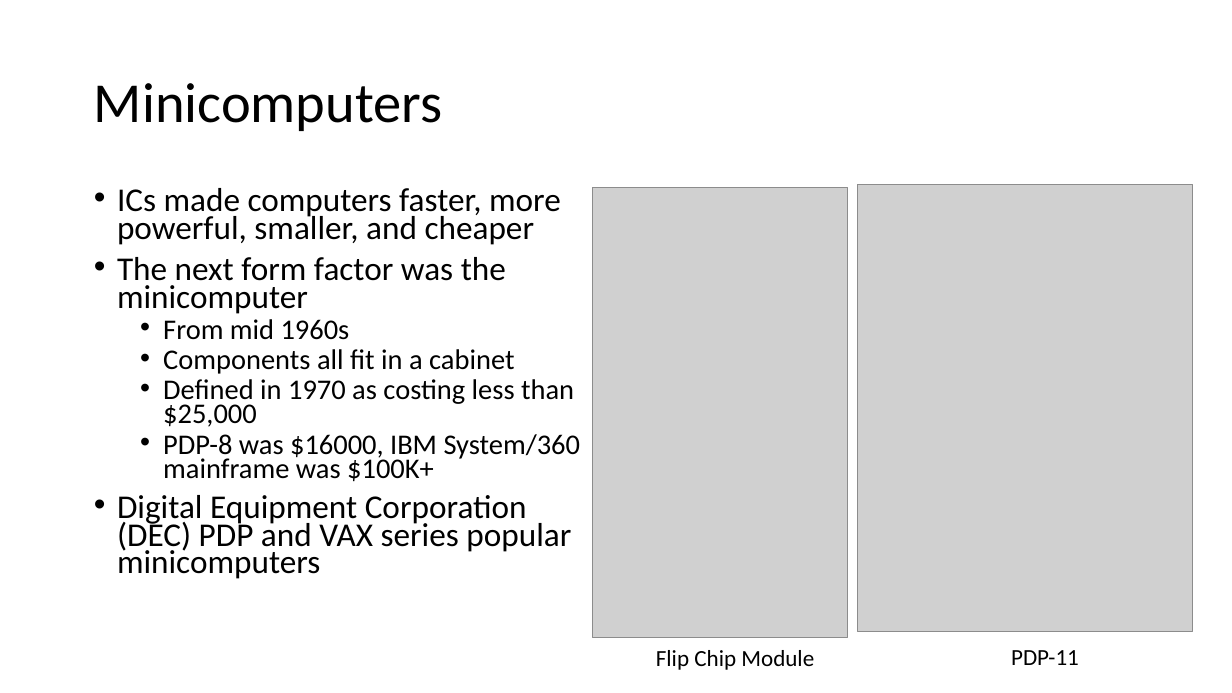
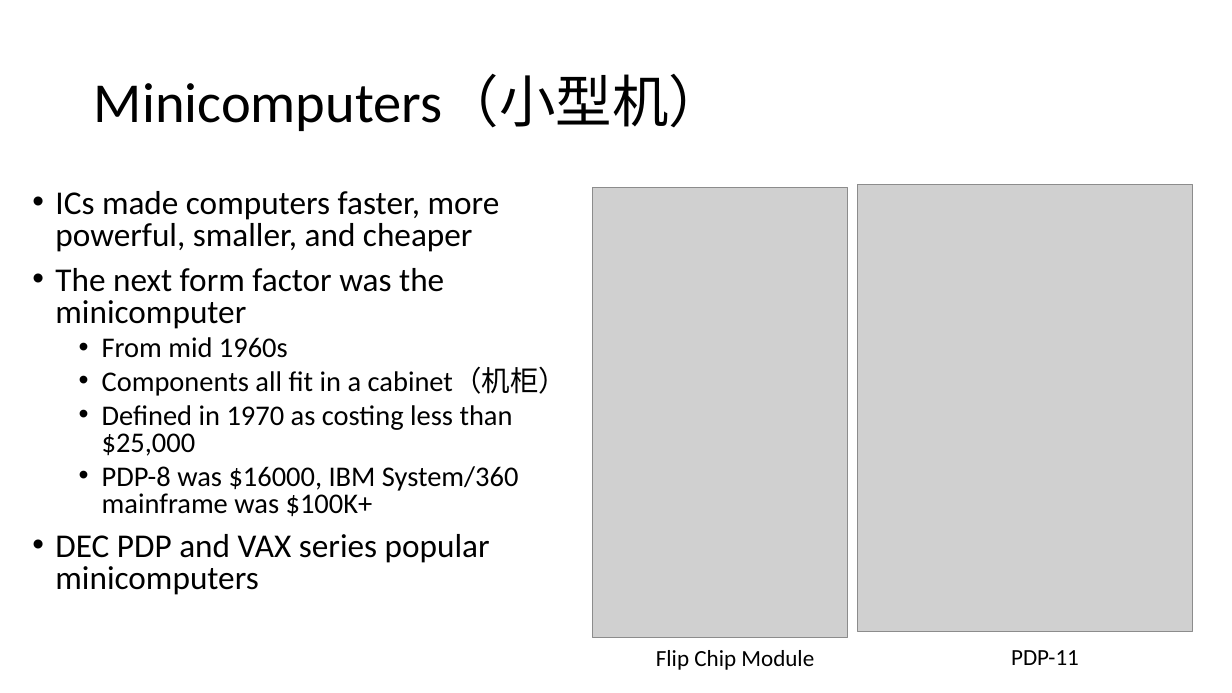
Before and after one commit to vcboy1/Leeds, a slide deck: slide 17 of 26fall/1860/Lecture/Week1/Lecture 1.1.2.pptx. Drawn at 1232x693 pixels with LibreOffice and Linux fonts; fonts in the diff are those of the drawing; grey boxes stand for pictures; background and template pictures are left out. Boxes give left, top, right and bottom in pixels: in the first picture for what was removed or moved away, otherwise in the second. Text is boxed around its words. In the diff, an @@ line names an element or a change of style, - is before the commit and + after.

```diff
--- a/26fall/1860/Lecture/Week1/Lecture 1.1.2.pptx
+++ b/26fall/1860/Lecture/Week1/Lecture 1.1.2.pptx
@@ title at <box>94,74,725,131</box>: text changed @@
-Minicomputers
+Minicomputers（小型机）
@@ text "ICs made computers faster, more ...": place and size @@
-text "ICs made computers faster, more ..." at <box>117,188,581,579</box>
+text "ICs made computers faster, more ..." at <box>55,191,568,595</box>
@@ text at <box>55,191,519,516</box>: line spacing 0.7 to 0.8 @@
@@ text at <box>102,368,568,396</box>: text changed @@
-  • Components all fit in a cabinet
+  • Components all fit in a cabinet（机柜）
@@ text at <box>55,534,490,595</box>: text changed @@
-• Digital Equipment Corporation (DEC) PDP and VAX series popular minicomputers
+• DEC PDP and VAX series popular minicomputers
```
Also in this commit, not shown: 5 other slides changed, 7 other files.
